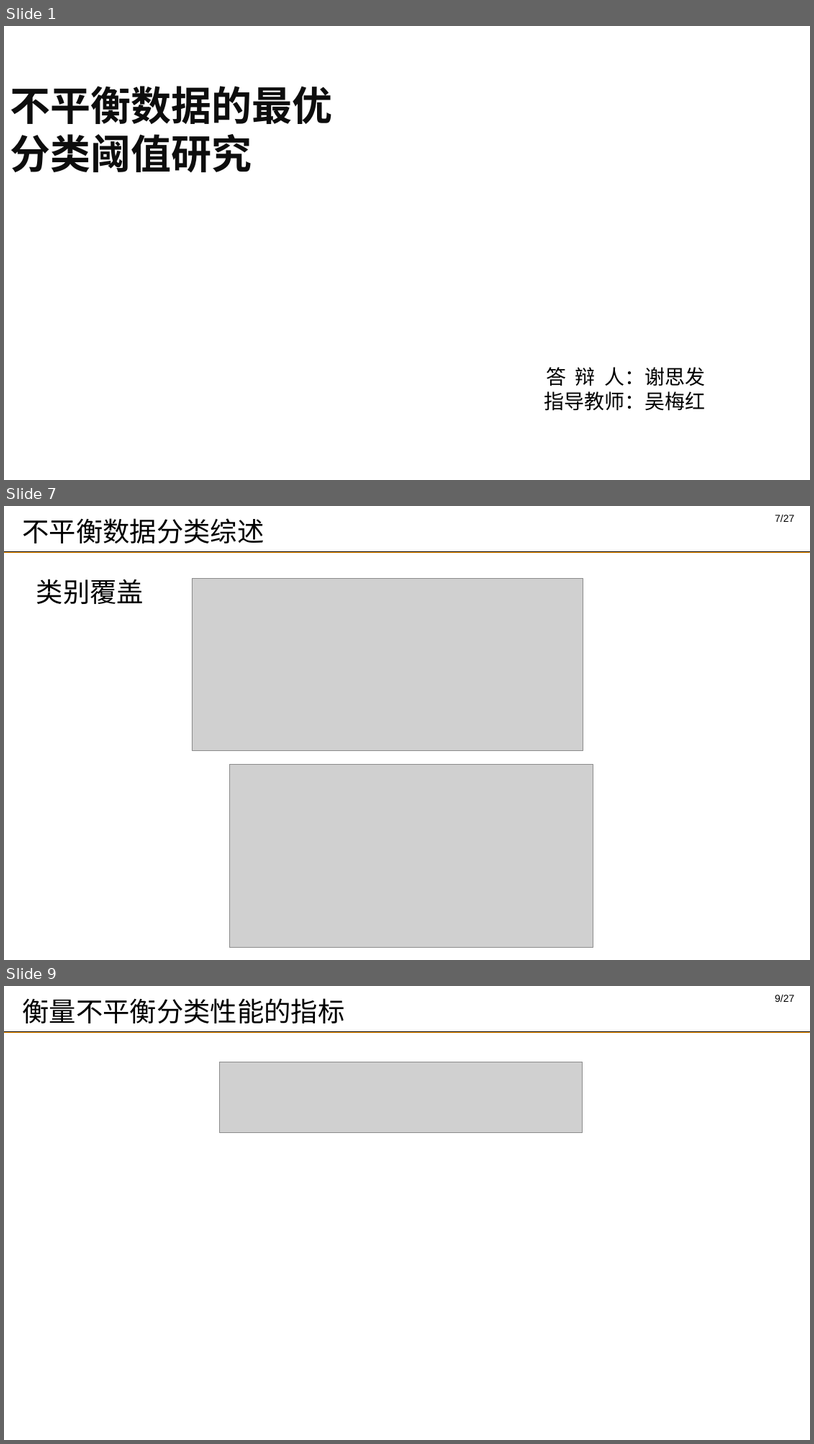
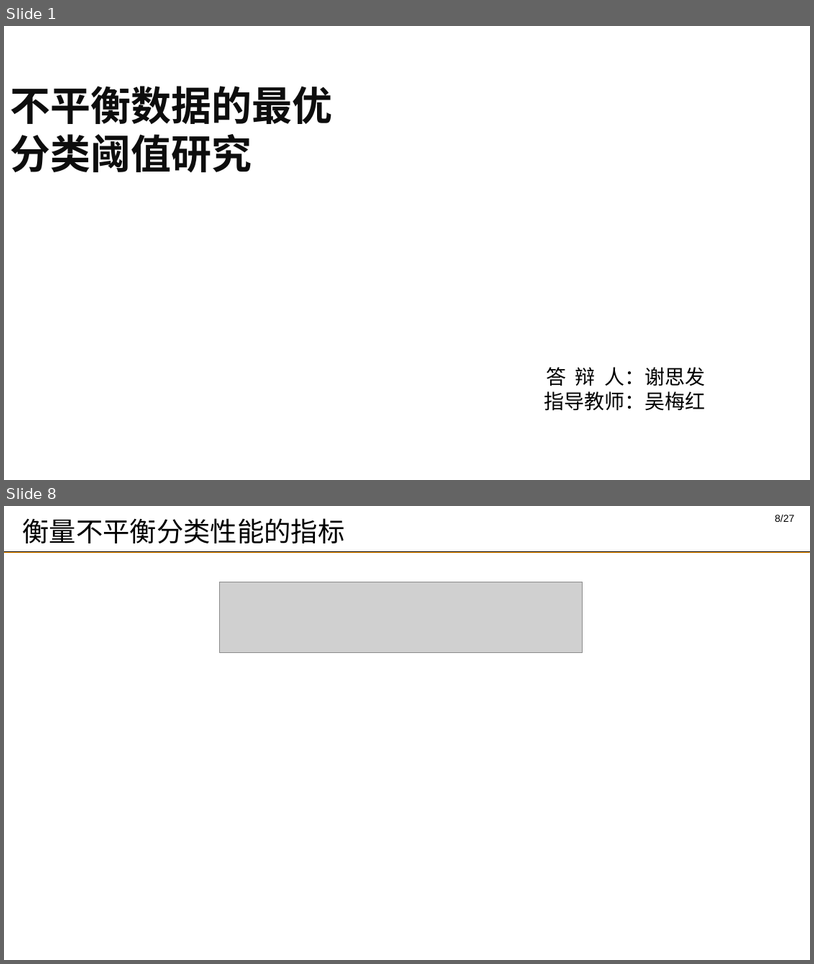
Before and after one commit to DMRookie/finaldesign, a slide deck: 答辩_谢思发_2.pptx. Shown one above the other, each under a label of ours: slides 1, 7 and 9 before the commit, slides 1 and 8 after it; the slides between them are not shown. The pictures are 814x1444 and 814x964 pixels, drawn with LibreOffice and Linux fonts; fonts in the diff are those of the drawing; grey boxes stand for pictures; background and template pictures are left out. Boxes give left, top, right and bottom in pixels: in the first picture for what was removed or moved away, otherwise in the second. Text is boxed around its words. In the diff, an @@ line names an element or a change of style, - is before the commit and + after.

```diff
--- a/答辩_谢思发_2.pptx
+++ b/答辩_谢思发_2.pptx
@@ slide 7 removed at (4, 506, 810, 960), background picture (left out); not listed: 3 template elements that a slide beside it also shows @@
@@ title removed at (22, 518, 264, 543) @@
-不平衡数据分类综述
@@ text removed at (36, 579, 144, 604) @@
-类别覆盖
@@ picture removed at (192, 579, 584, 750) @@
@@ picture removed at (229, 764, 593, 947) @@
@@ what was slide 9 is now slide 8 @@
@@ page number at (775, 515, 795, 522): text changed @@
-9/27
+8/27
```
Also in this commit, not shown: 10 slides changed, 1 slide added, 1 other slide removed, 1 other file.
